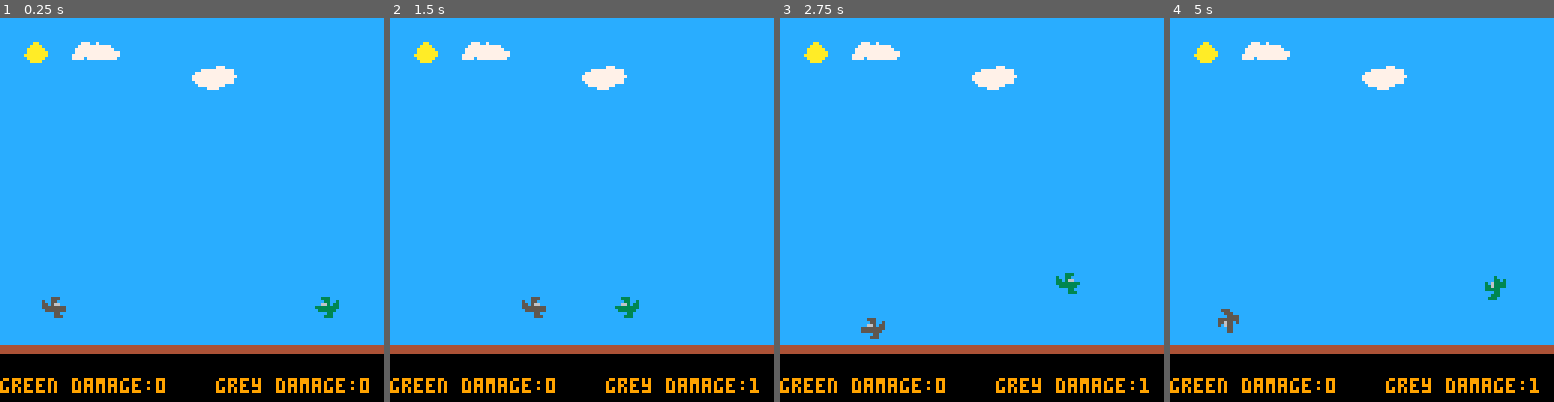
Above: before the commit, frames 1-4 (left to right).
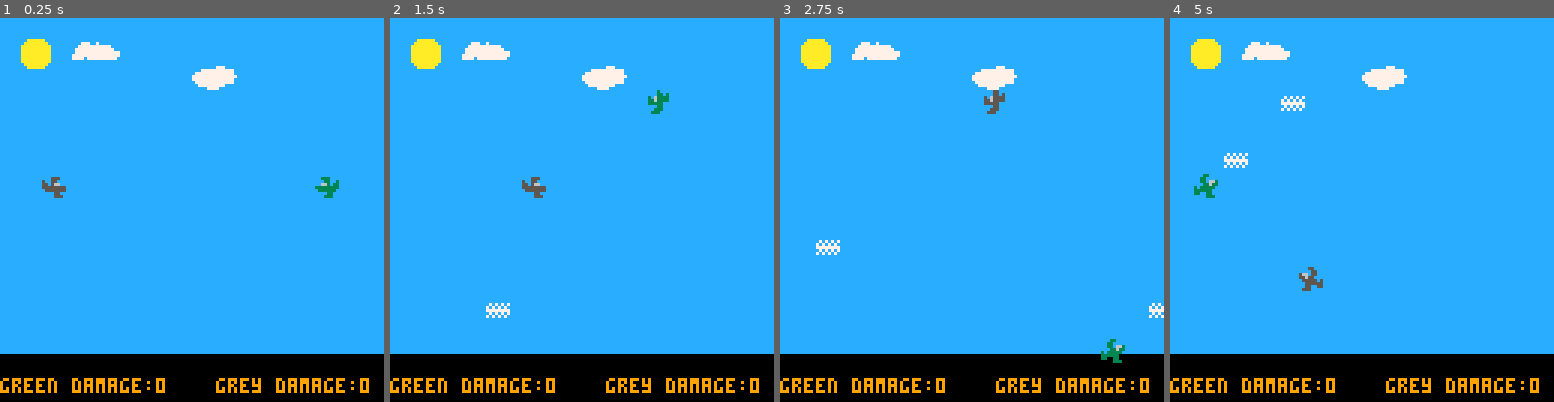
Above: after the commit, the same moments.

Repository: jerrybookbenson/pico8-games
Game: PICO-8 cartridge plane-battle.p8
Two runs of this game, one before a commit and one after it. Both use one fixed random seed, a clock stepped at 60 frames per second and the inputs below.
Inputs:
- Up to frame 1 (0.25 s): no input
- Up to frame 2 (1.5 s): tap X (X key) at 0.33, 1.07 s; tap O (Z key) at 0.7 s
- Up to frame 3 (2.75 s): hold Right 1.6-2.1 s; hold P2 Left 1.6-2.1 s; tap O (Z key) at 1.7, 2.1, 2.5 s; tap X (X key) at 1.85 s; hold Up 2.15-2.42 s; hold P2 Down 2.15-2.42 s; hold Right from 2.47 s (still down); hold P2 Left from 2.47 s (still down)
- Up to frame 4 (5 s): tap O (Z key) every 0.4 s from 2.9 to 4.9 s; tap X (X key) at 2.97, 4.08 s; release Right at 3.03 s; release P2 Left at 3.03 s; hold Left 3.08-3.58 s; hold P2 Right 3.08-3.58 s; hold Down 3.63-3.97 s; hold P2 Up 3.63-3.97 s; hold Right 4.02-4.68 s; hold P2 Left 4.02-4.68 s; hold Up from 4.73 s (still down); hold P2 Down from 4.73 s (still down)

The runs differ from the first frame. In frame 1, 3.4% of the frame differs, in the area x 0-100%, y 5-88%; in frame 2, 3.6%; in frame 3, 3.6%; in frame 4, 3.8%, in the area x 0-100%, y 5-97%.

Commit message:
not using dpad now

Diff:
--- a/plane-battle.p8
+++ b/plane-battle.p8
@@ -8,20 +8,27 @@
 function _init()
   pause = false
 
-	pl1_right = 0
-	pl1_left = 32
-	pl1_up = 16
-	pl1_down = 48
+  pl1_n = 16
+  pl1_ne = 15
+  pl1_e = 0
+  pl1_se = 47
+  pl1_s = 48
+  pl1_sw = 63
+  pl1_w = 32
+  pl1_nw = 31
 	pl1_flame_spr = 43
-
-	pl2_right = 17
-	pl2_left = 49
-  pl2_up = 33
-  pl2_down = 2
+  pl2_n = 33
+
+  pl2_ne = 14
+  pl2_e = 17
+  pl2_se = 46
+  pl2_s = 2
+  pl2_sw = 62
+  pl2_w = 49
+  pl2_nw = 30
 	pl2_flame_spr = 42
 
   flame_tail_spr = 27
-
 	actors = {} --all actors in world
   game_over = false
   game_over_damage = 2
@@ -29,37 +36,34 @@
   min_x = .5
   max_x = 15.5
  	min_y = .5
-  ground_y = 13
-  pl1_damage = 0
-  pl2_damage = 0
+  max_y = 14
 	bullet_spr = 3
 
-
-  pl1_spr1 = 32
-  pl2_spr1 = 17
-
-	pl_speed = .1
-  pl1_speed_y = 0
-  pl2_speed_y = 0
-  pl1_speed_x =  -pl_speed
-  pl2_speed_x = pl_speed
+  pl_speed = .1
+
+
 
 	bullet_speed = pl_speed * 3
   pl1_is_pressed = false
   pl2_is_pressed = false
-  pl1 = make_actor(max_x - 1, ground_y-1,pl1_spr1)
-  pl2 = make_actor(min_x + 1, ground_y-1,pl2_spr1)
-
-end
-
-
-function make_actor(x, y, sp, d)
+  pl1 = make_actor(max_x - 1,7, pl1_w, "w",  0, -pl_speed)
+  pl2 = make_actor(min_x + 1,7, pl2_e, "e",  0,  pl_speed)
+
+end
+
+
+function make_actor(x, y, spr, d,  speed_y , speed_x)
   a={}
+  a.is_pressed = false
+  a.damage = 0
   a.x = x
   a.y = y
   a.frame = 0
-  a.spr = sp
+  a.spr = spr
   a.direction = d
+  a.speed_y = speed_y
+  a.speed_x = speed_x
+  a.bullet_counter = 0
   add(actors,a)
   return a
 end
@@ -67,32 +71,36 @@
 function _update()
 	if (not game_over) then
 		check_boundaries()
-		control_players ()
-		move_players ()
+    control_players (pl1, pl1_flame_spr, pl1_n, pl1_s, pl1_w, pl1_e, pl1_nw, pl1_sw, pl1_se, pl1_ne,0)
+    control_players (pl2, pl2_flame_spr, pl2_n, pl2_s, pl2_w, pl2_e, pl2_nw, pl2_sw, pl2_se, pl2_ne,1)
+    move_player (pl1, pl1_flame)
+    move_player (pl2, pl2_flame)
 		move_bullets ()
 	end
 end
 
 function check_boundaries ()
-  if (pl2.y < min_y or  pl2.x > max_x or pl2.x < min_x) then
-    pl2_speed_x = 0
-    pl2_speed_y = pl_speed
-    pl2.spr = pl2_down
+  if (pl1.y < min_y - .5 and (pl1.direction == "nw" or pl1.direction == "n" or pl1.direction == "ne")) then
+    pl1.y = max_y
+  elseif (pl1.y > max_y - .30 and (pl1.direction == "sw" or pl1.direction == "s" or pl1.direction == "se")) then
+    pl1.y = min_y - .5
+  elseif (pl1.x > max_x + .5 and (pl1.direction == "se" or pl1.direction == "e" or pl1.direction == "ne")) then
+    pl1.x = min_x - .5
+  elseif (pl1.x < min_x - .3 and (pl1.direction == "sw" or pl1.direction == "w" or pl1.direction == "nw")) then
+    pl1.x = max_x + .5
   end
-	if (pl1.y < min_y or pl1.x > max_x or pl1.x < min_x) then
-    pl1_speed_x = 0
-    pl1_speed_y = pl_speed
-    pl1.spr = pl1_down
+  if (pl2.y < min_y - .5 and (pl2.direction == "nw" or pl2.direction == "n" or pl2.direction == "ne")) then
+    pl2.y = max_y
+  elseif (pl2.y > max_y - .30 and (pl2.direction == "sw" or pl2.direction == "s" or pl2.direction == "se")) then
+    pl2.y = min_y - .5
+  elseif (pl2.x > max_x + .5 and (pl2.direction == "se" or pl2.direction == "e" or pl2.direction == "ne")) then
+    pl2.x = min_x - .5
+  elseif (pl2.x < min_x - .3 and (pl2.direction == "sw" or pl2.direction == "w" or pl2.direction == "nw")) then
+    pl2.x = max_x + .5
   end
-  if(pl1.y > ground_y) then
-  		game_over = true
-  		pl1_damage = game_over_damage
-		end
-	  if(pl2.y > ground_y) then
-  		game_over = true
-  		pl2_damage = game_over_damage
-		end
-end
+end
+
+
 
 function draw_actor(a)
   local sx = (a.x * 8) - 4
@@ -104,10 +112,21 @@
   cls()
   map(0,0,0,0,16,16)
   foreach(actors,draw_actor)
-  print ("green damage:"..pl1_damage.."    grey damage:"..pl2_damage, 0,120, 9)
+  print ("green damage:"..pl1.damage.."    grey damage:"..pl2.damage, 0,120, 9)
   if (game_over) then
-  	if (pl2_damage == game_over_damage) then
+  	if (pl2.damage == game_over_damage) then
       print ("green won!!!",50, 10, 8)
+      -- if (first_time = true) then
+      --  if (pl2_rubble_1.spr = 57) then
+      --    pl2_rubble_1 (pl2.x, pl2.y + .2, 59 )
+      --    pl2_rubble_2 (pl2.x + 1, pl2.y + .2, 60)
+      --    del (actors, pl2)
+      --    del (actors, pl2_flame)
+      --  else pl2_rubble_1_1 (pl2.x, pl2.y + .2, 57 )
+      --    pl2_rubble_1_2 (pl2.x + 1, pl2.y + .2, 58)
+      --   end
+      -- end
+      --first_time = false
       make_actor (pl2.x, pl2.y + .2, 57 )
       make_actor (pl2.x + 1, pl2.y + .2, 58)
       del (actors, pl2)
@@ -121,36 +140,69 @@
       del (actors, pl1_flame)
     end
   	print ("press 'a' button to play again", 2, 20, 8)
-    if (btn (5)) then
+    if (btn (3) or btn (3,1)) then
       _init()
   	end
 	end
 end
 
 function move_bullets()
+
 	for actor in all(actors) do
 		if (actor.spr == bullet_spr) then
-			if (actor.direction == "up") then
+			if (actor.direction == "n") then
 			  actor.y = actor.y - bullet_speed
 			end
-			if (actor.direction == "down") then
+			if (actor.direction == "s") then
 				actor.y = actor.y + bullet_speed
 			end
-			if (actor.direction == "right") then
+			if (actor.direction == "e") then
 				actor.x = actor.x + bullet_speed
 			end
-			if (actor.direction == "left") then
+			if (actor.direction == "w") then
 				actor.x = actor.x - bullet_speed
-			end
+      end
+      if (actor.direction == "nw") then
+        actor.y = actor.y - bullet_speed
+        actor.x = actor.x - bullet_speed
+			end
+			if (actor.direction == "sw") then
+        actor.y = actor.y + bullet_speed
+        actor.x = actor.x - bullet_speed
+			end
+      if (actor.direction == "ne") then
+        actor.y = actor.y - bullet_speed
+				actor.x = actor.x + bullet_speed
+			end
+      if (actor.direction == "se") then
+        actor.y = actor.y + bullet_speed
+				actor.x = actor.x + bullet_speed
+      end
+
+      if (actor.y < min_y - .5 and (actor.direction == "nw" or actor.direction == "n" or actor.direction == "ne")) then
+        actor.y = max_y
+      elseif (actor.y > max_y - .30 and (actor.direction == "sw" or actor.direction == "s" or actor.direction == "se")) then
+        actor.y = min_y - .5
+      elseif (actor.x > max_x + .5 and (actor.direction == "se" or actor.direction == "e" or actor.direction == "ne")) then
+        actor.x = min_x - .5
+      elseif (actor.x < min_x - .3 and (actor.direction == "sw" or actor.direction == "w" or actor.direction == "nw")) then
+        actor.x = max_x + .5
+      end
+
+      actor.bullet_counter += 1
+      if (actor.bullet_counter == 30) then
+        del(actors,actor)
+      end
+
       if (actor.x >  pl1.x -.5
         and actor.x < pl1.x +.5
   			and actor.y > pl1.y - .5
   			and actor.y <  pl1.y +.5) then
   			del (actors, actor)
-  			pl1_damage = pl1_damage + 1
-        if (pl1_damage == game_over_damage) then
-          pl1_speed_x = 0
-          pl1_speed_y = pl_speed
+  			pl1.damage = pl1.damage + 1
+        if (pl1.damage == game_over_damage) then
+          pl1.speed_x = 0
+          pl1.speed_y = pl_speed
           pl1.spr = pl1_flame_spr
           pl1_flame = make_actor(pl1.x ,pl1.y - 1, flame_tail_spr)
 
@@ -161,10 +213,10 @@
   			and actor.y > pl2.y - .5
   			and actor.y <  pl2.y +.5) then
   			del (actors, actor)
-  			pl2_damage = pl2_damage + 1
-				if (pl2_damage == game_over_damage) then
-          pl2_speed_x = 0
-          pl2_speed_y = pl_speed
+  			pl2.damage = pl2.damage + 1
+				if (pl2.damage == game_over_damage) then
+          pl2.speed_x = 0
+          pl2.speed_y = pl_speed
           pl2.spr = pl2_flame_spr
           pl2_flame = make_actor(pl2.x ,pl2.y - 1, flame_tail_spr)
         end
@@ -173,92 +225,168 @@
   end
 end
 
-function control_players()
+function control_players(pl, pl_flame_spr, pl_n, pl_s, pl_w, pl_e, pl_nw, pl_sw, pl_se, pl_ne,pl_index)
+
   -- left
-  if (btn(0) and pl1.x > min_x and pl1.spr != pl1_flame_spr) then
-		pl1_speed_y = 0
- 	  pl1_speed_x = -pl_speed
-    pl1.spr = pl1_left
-  -- right
-  elseif (btn(1) and pl1.x < max_x  and pl1.spr != pl1_flame_spr )  then
-  	pl1_speed_y = 0
-   	pl1_speed_x = pl_speed
-  	pl1.spr = pl1_right
-	elseif (btn(2) and pl1.y > min_y  and pl1.spr != pl1_flame_spr)  then
- 		pl1_speed_x = 0
-   	pl1_speed_y = -pl_speed
-  	pl1.spr = pl1_up
-	elseif (btn(3) and pl1.spr != pl1_flame_spr) then
-   	pl1_speed_x = 0
-   	pl1_speed_y = pl_speed
-  	pl1.spr = pl1_down
-	elseif (btn(4) and not pl1_is_pressed and pl1.spr != pl1_flame_spr) then
-		pl1_is_pressed = true
-		if (pl1.spr == pl1_up) then
-			make_actor(pl1.x,pl1.y-.6,bullet_spr,"up")
+  if (btn(0,pl_index) and pl.x > min_x and not pl.is_pressed and pl.spr != pl_flame_spr ) then
+    pl.is_pressed = true
+    if(pl.direction == "n") then
+      pl.speed_y = -pl_speed
+ 	    pl.speed_x = -pl_speed
+      pl.spr = pl_nw
+      pl.direction = "nw"
+
+    elseif(pl.direction == "nw") then
+      pl.speed_y =  0
+ 	    pl.speed_x = -pl_speed
+      pl.spr = pl_w
+      pl.direction = "w"
+
+    elseif(pl.direction == "w") then
+      pl.speed_y =  pl_speed
+      pl.speed_x = -pl_speed
+      pl.spr = pl_sw
+      pl.direction = "sw"
+
+    elseif (pl.direction == "sw") then
+      pl.speed_y =  pl_speed
+      pl.speed_x = 0
+      pl.spr = pl_s
+      pl.direction = "s"
+
+    elseif (pl.direction == "s") then
+      pl.speed_y =  pl_speed
+      pl.speed_x = pl_speed
+      pl.spr = pl_se
+      pl.direction = "se"
+
+    elseif(pl.direction == "se") then
+      pl.speed_y = 0
+      pl.speed_x = pl_speed
+      pl.spr = pl_e
+      pl.direction = "e"
+
+    elseif(pl.direction == "e") then
+      pl.speed_y = -pl_speed
+      pl.speed_x = pl_speed
+      pl.spr = pl_ne
+      pl.direction = "ne"
+
+    elseif(pl.direction == "ne") then
+      pl.speed_y = -pl_speed
+      pl.speed_x = 0
+      pl.spr = pl_n
+      pl.direction = "n"
+    end
+  --right
+  elseif (btn(5,pl_index) and pl.x < max_x  and not pl.is_pressed  and pl.spr != pl_flame_spr )  then
+    pl.is_pressed = true
+    if(pl.direction == "n") then
+      pl.speed_y = -pl_speed
+ 	    pl.speed_x =  pl_speed
+      pl.spr = pl_ne
+      pl.direction = "ne"
+
+    elseif(pl.direction == "ne") then
+      pl.speed_y =  0
+ 	    pl.speed_x =  pl_speed
+      pl.spr = pl_e
+      pl.direction = "e"
+
+    elseif(pl.direction == "e") then
+      pl.speed_y =  pl_speed
+      pl.speed_x =  pl_speed
+      pl.spr = pl_se
+      pl.direction = "se"
+
+    elseif (pl.direction == "se") then
+      pl.speed_y =  pl_speed
+      pl.speed_x = 0
+      pl.spr = pl_s
+      pl.direction = "s"
+
+    elseif (pl.direction == "s") then
+      pl.speed_y =  pl_speed
+      pl.speed_x = -pl_speed
+      pl.spr = pl_sw
+      pl.direction = "sw"
+
+    elseif(pl.direction == "sw") then
+      pl.speed_y = 0
+      pl.speed_x = -pl_speed
+      pl.spr = pl_w
+      pl.direction = "w"
+
+    elseif(pl.direction == "w") then
+      pl.speed_y = -pl_speed
+      pl.speed_x = -pl_speed
+      pl.spr = pl_nw
+      pl.direction = "nw"
+
+    elseif(pl.direction == "nw") then
+      pl.speed_y = -pl_speed
+      pl.speed_x = 0
+      pl.spr = pl_n
+      pl.direction = "n"
+    end
+
+
+	elseif (btn(4,pl_index) and not pl.is_pressed and pl.spr != pl_flame_spr) then
+		pl.is_pressed = true
+    if (pl.spr == pl_nw) then
+			make_actor(pl.x-.6,pl.y-.6,bullet_spr,"nw")
+    end
+    if (pl.spr == pl_sw) then
+			make_actor(pl.x-.6,pl.y+.6,bullet_spr,"sw")
+    end
+    if (pl.spr == pl_se) then
+			make_actor(pl.x+.6,pl.y+.6,bullet_spr,"se")
+    end
+    if (pl.spr == pl_ne) then
+			make_actor(pl.x+.6,pl.y-.6,bullet_spr,"ne")
+    end
+    if (pl.spr == pl_n) then
+			make_actor(pl.x,pl.y-.6,bullet_spr,"n")
+    end
+		if (pl.spr == pl_s) then
+			make_actor(pl.x,pl.y+.6,bullet_spr,"s")
  		end
-		if (pl1.spr == pl1_down) then
-			make_actor(pl1.x,pl1.y+.6,bullet_spr,"down")
+		if (pl.spr == pl_e) then
+			make_actor(pl.x+.6,pl.y,bullet_spr,"e")
  		end
-		if (pl1.spr == pl1_right) then
-			make_actor(pl1.x+.6,pl1.y,bullet_spr,"right")
- 		end
-		if (pl1.spr == pl1_left) then
-			make_actor(pl1.x-.6,pl1.y,bullet_spr,"left")
- 		end
-	end
-    -- now player 2
-  if (btn(0,1) and pl2.x > min_x and pl2.spr != pl2_flame_spr) then
-		pl2_speed_y = 0
- 	  pl2_speed_x = -pl_speed
-		pl2.spr = pl2_left
-  elseif (btn(1,1) and pl2.x < max_x and pl2.spr != pl2_flame_spr)  then
-  	pl2_speed_y = 0
-   	pl2_speed_x = pl_speed
-  	pl2.spr = pl2_right
-	elseif (btn(2,1) and pl2.y > min_y and pl2.spr != pl2_flame_spr)  then
- 		pl2_speed_x = 0
-   	pl2_speed_y = -pl_speed
-  	pl2.spr = pl2_up
-	elseif (btn(3,1) and pl2.spr != pl2_flame_spr) then
-   	pl2_speed_x = 0
-   	pl2_speed_y = pl_speed
-  	pl2.spr = pl2_down
-	elseif (btn(4,1) and not pl2_is_pressed) then
-		pl2_is_pressed = true
-		if (pl2.spr == pl2_up) then
-			make_actor(pl2.x,pl2.y-.6,bullet_spr,"up")
- 		end
-		if (pl2.spr == pl2_down) then
-			make_actor(pl2.x,pl2.y+.6,bullet_spr,"down")
- 		end
-		if (pl2.spr == pl2_right) then
-			make_actor(pl2.x+.6,pl2.y,bullet_spr,"right")
- 		end
-		if (pl2.spr == pl2_left) then
-			make_actor(pl2.x-.6,pl2.y,bullet_spr,"left")
- 		end
-	end
-	if  (not btn(4)) then
-		pl1_is_pressed = false
-	end
-	if  (not btn(4,1)) then
-		pl2_is_pressed = false
-	end
-end
-
-function move_players()
-		pl1.x = pl1.x + pl1_speed_x
-		pl2.x = pl2.x + pl2_speed_x
-		pl1.y = pl1.y + pl1_speed_y
-    pl2.y = pl2.y + pl2_speed_y
-    if (pl1_flame) then
-      pl1_flame.y = pl1_flame.y + pl1_speed_y
+		if (pl.spr == pl_w) then
+      make_actor(pl.x-.6,pl.y,bullet_spr,"w")
+     end
+  end
+
+  if (not btn(0, pl_index) and not btn(5, pl_index) and not btn(4, pl_index)) then
+    pl.is_pressed = false
+  end
+end
+
+function move_player(pl,  pl_flame)
+		pl.x = pl.x + pl.speed_x
+		pl.y = pl.y + pl.speed_y
+    if (pl_flame) then
+      pl_flame.y = pl_flame.y + pl.speed_y
 		end
-		if (pl2_flame) then
-      pl2_flame.y = pl2_flame.y + pl2_speed_y
-    end
-end
+end
+…(16 lines of a section not shown)…
 
 
 
@@ -314,31 +442,31 @@
 0000000000002000000000000000000000000000000000000000000000000000000000000000000000000000000000000000000000000000000000000000000008000000000000000000000000000000000000000000000000000000000000000100010000000100000000000100010000000000000100000000000000000000
 0000000000000000000000000000008000000000000000000000000000000000010000000000000000000000000000000000000100000000000000000000000000000000000000000000000000000080000000000000000000000000000000000000000000000000000000000000000000000000000000000000000000000000
 __map__
-0707070707070707070707070707070700000000000000000000000000000000000000000000000000000000000000000000000000000000000000000000000000000000000000000000000000000000000000000000000000000000000000000000000000000000000000000000000000000000000000000000000000000000
-0725071314070707070707070707070700000000000000000000000000000000000000000000000000000000000000000000000000000000000000000000000000000000000000000000000000000000000000000000000000000000000000000000000000000000000000000000000000000000000000000000000000000000
-0707070707070707232407070707070700000000000000000000000000000000000000000000000000000000000000000000000000000000000000000000000000000000000000000000000000000000000000000000000000000000000000000000000000000000000000000000000000000000000000000000000000000000
-0707070707070707070707070707070700000000000000000000000000000000000000000000000000000000000000000000000000000000000000000000000000000000000000000000000000000000000000000000000000000000000000000000000000000000000000000000000000000000000000000000000000000000
-0707070707070707070707070707070700000000000000000000000000000000000000000000000000000000000000000000000000000000000000000000000000000000000000000000000000000000000000000000000000000000000000000000000000000000000000000000000000000000000000000000000000000000
-0707070707070707070707070707070700000000000000000000000000000000000000000000000000000000000000000000000000000000000000000000000000000000000000000000000000000000000000000000000000000000000000000000000000000000000000000000000000000000000000000000000000000000
-0707070707070707070707070707070700000000000000000000000000000000000000000000000000000000000000000000000000000000000000000000000000000000000000000000000000000000000000000000000000000000000000000000000000000000000000000000000000000000000000000000000000000000
-0707070707070707070707070707070700000000000000000000000000000000000000000000000000000000000000000000000000000000000000000000000000000000000000000000000000000000000000000000000000000000000000000000000000000000000000000000000000000000000000000000000000000000
-0707070707070707070707070707070700000000000000000000000000000000000000000000000000000000000000000000000000000000000000000000000000000000000000000000000000000000000000000000000000000000000000000000000000000000000000000000000000000000000000000000000000000000
-0707070707070707070707070707070700000000000000000000000000000000000000000000000000000000000000000000000000000000000000000000000000000000000000000000000000000000000000000000000000000000000000000000000000000000000000000000000000000000000000000000000000000000
-0707070707070707070707070707070700000000000000000000000000000000000000000000000000000000000000000000000000000000000000000000000000000000000000000000000000000000000000000000000000000000000000000000000000000000000000000000000000000000000000000000000000000000
-0707070707070707070707070707070700000000000000000000000000000000000000000000000000000000000000000000000000000000000000000000000000000000000000000000000000000000000000000000000000000000000000000000000000000000000000000000000000000000000000000000000000000000
-0707070707070707070707070707070700000000000000000000000000000000000000000000000000000000000000000000000000000000000000000000000000000000000000000000000000000000000000000000000000000000000000000000000000000000000000000000000000000000000000000000000000000000
-3535353535353535353535353535353500000000000000000000000000000000000000000000000000000000000000000000000000000000000000000000000000000000000000000000000000000000000000000000000000000000000000000000000000000000000000000000000000000000000000000000000000000000
-…(14 lines of a section not shown)…
+0755070707070707070707070707070700000000000000000000000000000000000000000000000000000000000000000000000000000000000000000000000000000000000000000000000000000000000000000000000000000000000000000000000000000000000000000000000000000000000000000000000000000000
+6465661314070707070707070707070700000000000000000000000000000000000000000000000000000000000000000000000000000000000000000000000000000000000000000000000000000000000000000000000000000000000000000000000000000000000000000000000000000000000000000000000000000000
+0775070707070707232407070707070700000000000000000000000000000000000000000000000000000000000000000000000000000000000000000000000000000000000000000000000000000000000000000000000000000000000000000000000000000000000000000000000000000000000000000000000000000000
+0707070707070707070707070707070700000000000000000000000000000000000000000000000000000000000000000000000000000000000000000000000000000000000000000000000000000000000000000000000000000000000000000000000000000000000000000000000000000000000000000000000000000000
+0707070707070707070707070707070700000000000000000000000000000000000000000000000000000000000000000000000000000000000000000000000000000000000000000000000000000000000000000000000000000000000000000000000000000000000000000000000000000000000000000000000000000000
+0707070707070707070707070707070700000000000000000000000000000000000000000000000000000000000000000000000000000000000000000000000000000000000000000000000000000000000000000000000000000000000000000000000000000000000000000000000000000000000000000000000000000000
+0707070707070707070707070707070700000000000000000000000000000000000000000000000000000000000000000000000000000000000000000000000000000000000000000000000000000000000000000000000000000000000000000000000000000000000000000000000000000000000000000000000000000000
+0707070707070707070707070707070700000000000000000000000000000000000000000000000000000000000000000000000000000000000000000000000000000000000000000000000000000000000000000000000000000000000000000000000000000000000000000000000000000000000000000000000000000000
+0707070707070707070707070707070700000000000000000000000000000000000000000000000000000000000000000000000000000000000000000000000000000000000000000000000000000000000000000000000000000000000000000000000000000000000000000000000000000000000000000000000000000000
+0707070707070707070707070707070700000000000000000000000000000000000000000000000000000000000000000000000000000000000000000000000000000000000000000000000000000000000000000000000000000000000000000000000000000000000000000000000000000000000000000000000000000000
+0707070707070707070707070707070700000000000000000000000000000000000000000000000000000000000000000000000000000000000000000000000000000000000000000000000000000000000000000000000000000000000000000000000000000000000000000000000000000000000000000000000000000000
+0707070707070707070707070707070700000000000000000000000000000000000000000000000000000000000000000000000000000000000000000000000000000000000000000000000000000000000000000000000000000000000000000000000000000000000000000000000000000000000000000000000000000000
+0707070707070707070707070707070700000000000000000000000000000000000000000000000000000000000000000000000000000000000000000000000000000000000000000000000000000000000000000000000000000000000000000000000000000000000000000000000000000000000000000000000000000000
+0707070707070707070707070707070700000000000000000000000000000000000000000000000000000000000000000000000000000000000000000000000000000000000000000000000000000000000000000000000000000000000000000000000000000000000000000000000000000000000000000000000000000000
+…(14 lines of a section not shown)…
Not shown, changed: 56 lines of the sprite sheet (__gfx__) section of plane-battle.p8
